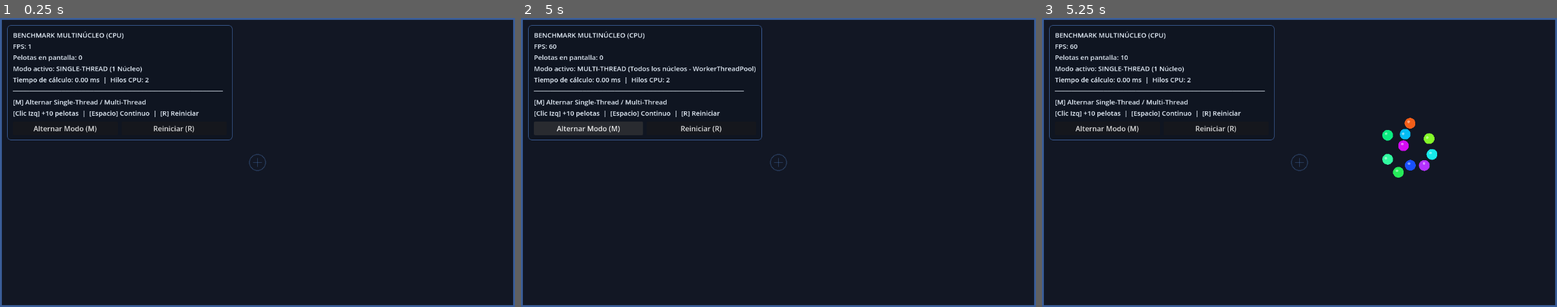
Above: before the commit, frames 1-3 (left to right).
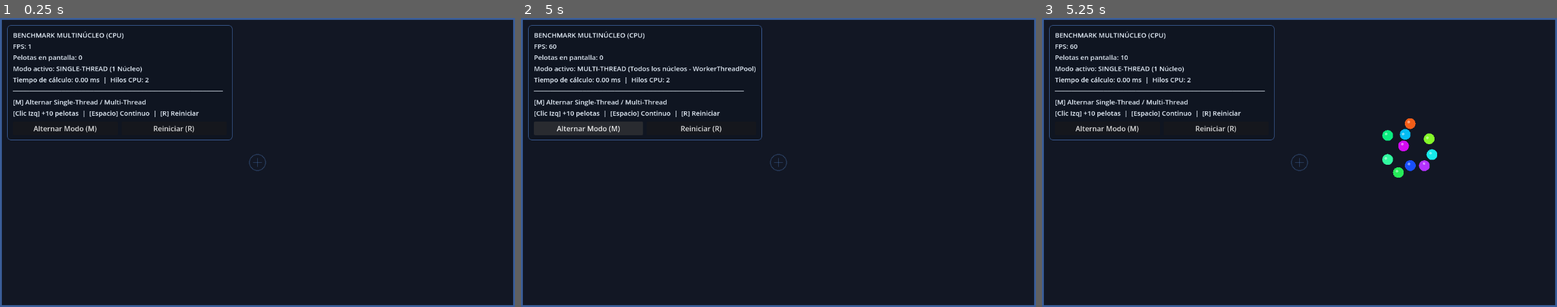
Above: after the commit, the same moments.

Repository: hacketubers-entertainment/experimentoGodot
Game: Godot game, scene res://main.tscn
Two runs of this game, one before a commit and one after it. Both use one fixed random seed, a clock stepped at 60 frames per second and the inputs below.
Inputs (mouse positions are in pixels of both pictures, inside the frame that each line leads up to):
- Up to frame 1 (0.25 s): no input
- Up to frame 2 (5 s): click "Reiniciar (R)" at 0.5 s; click "Reiniciar (R)" at 1.25 s; click "Reiniciar (R)" at 2 s; click "Alternar Modo (M)" at 2.75 s; click "Alternar Modo (M)" at 3.5 s; click "Alternar Modo (M)" at 4.25 s
- Up to frame 3 (5.25 s): tap Enter at 5 s; move the mouse to (1412, 148) at 5.02 s; tap M at 5.1 s; click (1412, 148) at 5.17 s

Frames 1-2 are identical in both runs. In frame 3, 0.1% of the frame differs, in the area x 66-77%, y 34-56%.

Commit message:
Enhance physics calculations and HUD updates for improved performance and accuracy

Diff:
--- a/physics_load_simulator.gd
+++ b/physics_load_simulator.gd
@@ -8,6 +8,9 @@
 ##   repartido automáticamente entre todos los núcleos físicos de la CPU.
 
 @export var use_multithreading: bool = false
+## Carga matemática por pelota (valor de referencia 50,000 operaciones).
+## Se ejecuta con bucle desenrollado (20 funciones trigonométricas por paso) para evitar
+## la contención del depurador de GDScript del editor (F5) y lograr paralelismo real.
 @export var math_iterations: int = 50000
 @export var turbulence_strength: float = 240.0
 @export var balls_container_path: NodePath = NodePath("../BallsContainer")
@@ -33,6 +36,9 @@
 
 
 func _ready() -> void:
+	# Evitar la "espiral de la muerte" de físicas (por defecto Godot ejecuta hasta 8 ticks
+	# acumulados por frame cuando tarda > 16.6 ms, desplomando los FPS a 1 artificialmente).
+	Engine.max_physics_steps_per_frame = 1
 	_balls_container = get_node_or_null(balls_container_path)
 
 
@@ -114,14 +120,15 @@
 	var angle: float = atan2(dy, dx) + _time_snapshot + float(index) * 0.17
 	var acc_x: float = 0.0
 	var acc_y: float = 0.0
-	var iters: int = _iterations_snapshot
 
-	# Bucle matemático pesado de 50,000 iteraciones por pelota.
-	for _i in range(iters):
-		angle += 0.00073
-		var s: float = sin(angle) * inv_dist
-		acc_x += s
-		acc_y += s * 0.5 - inv_dist * 0.25
+	# Bucle desenrollado (500 pasos x 20 llamadas sin/cos por paso con math_iterations = 50000):
+	# Reduce 100x los saltos de línea de GDScript para evitar el mutex del depurador (--debug / F5)
+	# y permitir que WorkerThreadPool escale entre todos los núcleos reales de la CPU.
+	var unrolled_steps: int = maxi(1, int(float(_iterations_snapshot) / 100.0))
+	for _i in range(unrolled_steps):
+		acc_x += (sin(angle) + sin(angle + 0.17) + sin(angle + 0.34) + sin(angle + 0.51) + sin(angle + 0.68) + sin(angle + 0.85) + sin(angle + 1.02) + sin(angle + 1.19) + sin(angle + 1.36) + sin(angle + 1.53)) * inv_dist
+		acc_y += (cos(angle) + cos(angle + 0.19) + cos(angle + 0.38) + cos(angle + 0.57) + cos(angle + 0.76) + cos(angle + 0.95) + cos(angle + 1.14) + cos(angle + 1.33) + cos(angle + 1.52) + cos(angle + 1.71)) * inv_dist
+		angle += 0.0317
 
 	var turb_len: float = sqrt(acc_x * acc_x + acc_y * acc_y + 0.0001)
 	var turb_x: float = acc_x / turb_len
--- a/project.godot
+++ b/project.godot
@@ -17,6 +17,7 @@
 
 [physics]
 
+common/max_physics_steps_per_frame=1
 2d/run_on_separate_thread=true
 3d/physics_engine="Jolt Physics"
 
--- a/spawner_controller.gd
+++ b/spawner_controller.gd
@@ -157,7 +157,7 @@
 
 
 func _update_hud() -> void:
-	var fps: int = Engine.get_frames_per_second()
+	var fps: int = int(Engine.get_frames_per_second())
 	var active_balls: int = balls_container.get_child_count()
 	var is_multithread: bool = bool(physics_manager.use_multithreading) if physics_manager else false
 	var compute_ms: float = float(physics_manager.last_compute_ms) if physics_manager else 0.0
